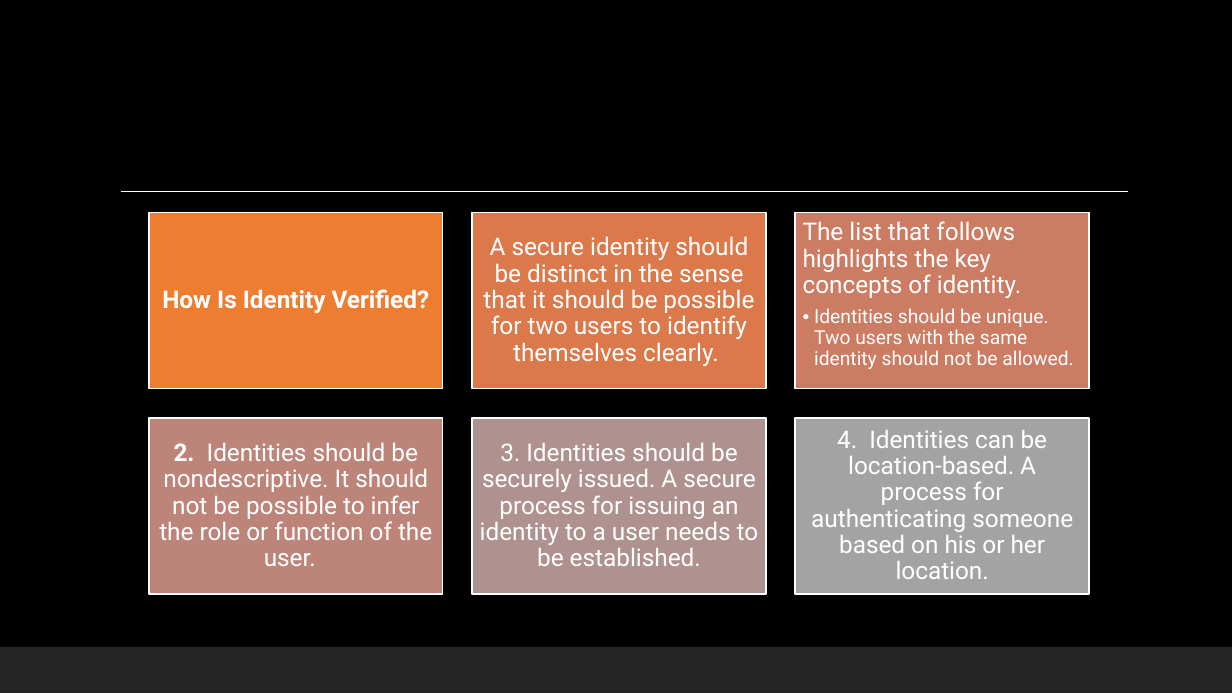
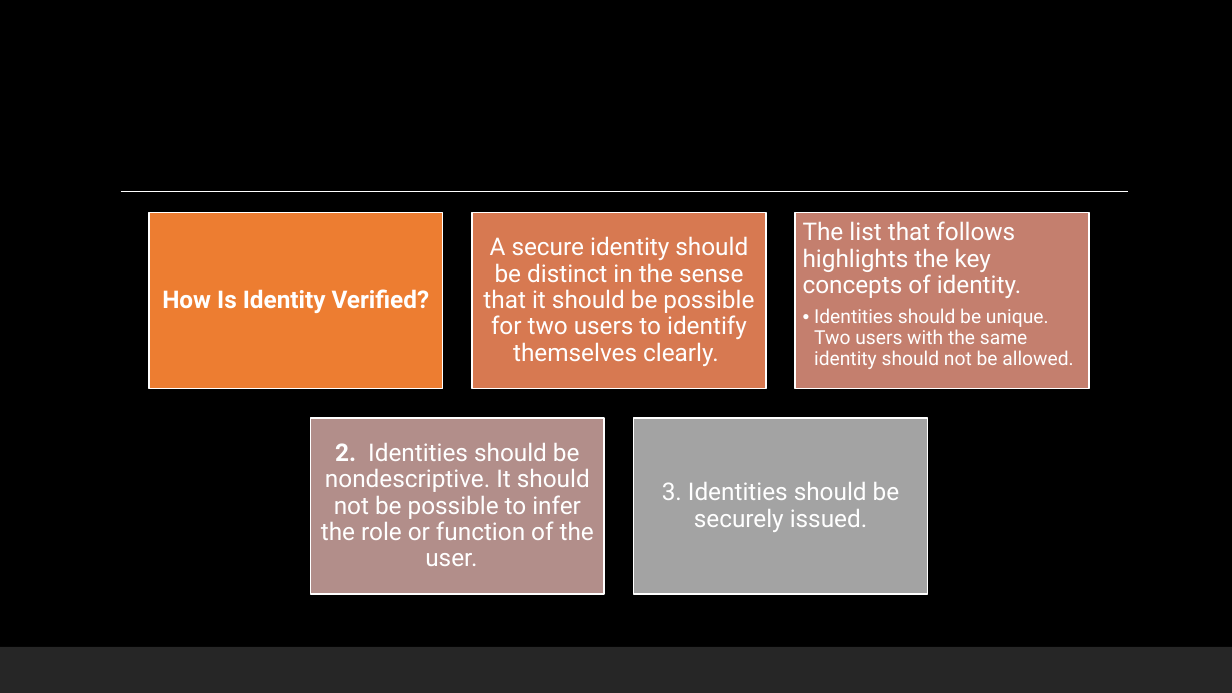
Before and after one commit to ronnie-1947/access-control-ppt, a slide deck: slide 5 of Access Control.pptx. Drawn at 1232x693 pixels with LibreOffice and Linux fonts; fonts in the diff are those of the drawing; background and template pictures are left out. Boxes give left, top, right and bottom in pixels: in the first picture for what was removed or moved away, otherwise in the second. Text is boxed around its words. In the diff, an @@ line names an element or a change of style, - is before the commit and + after.

```diff
--- a/Access Control.pptx
+++ b/Access Control.pptx
@@ text "2. Identities should be nondescriptive. ...": place and size @@
-text "2. Identities should be nondescriptive. ..." at [159, 443, 432, 566]
+text "2. Identities should be nondescriptive. ..." at [321, 443, 594, 566]
@@ rectangle: place and size @@
-rectangle at [149, 418, 443, 594]
+rectangle at [311, 418, 604, 594]
@@ rectangle at [311, 418, 604, 594]: fill #BD8479 to #B28E8A @@
@@ rectangle removed at [472, 418, 766, 594] @@
@@ rectangle: place and size @@
-rectangle at [796, 418, 1090, 594]
+rectangle at [634, 418, 928, 594]
@@ text removed at [811, 430, 1073, 579] @@
-4. Identities can be location-based. A process for authenticating someone based on his or her location.
@@ text at [662, 482, 900, 532]: text changed @@
-3. Identities should be securely issued. A secure process for issuing an identity to a user needs to be established.
+3. Identities should be securely issued.
```
Also in this commit, not shown: 2 other slides changed.
